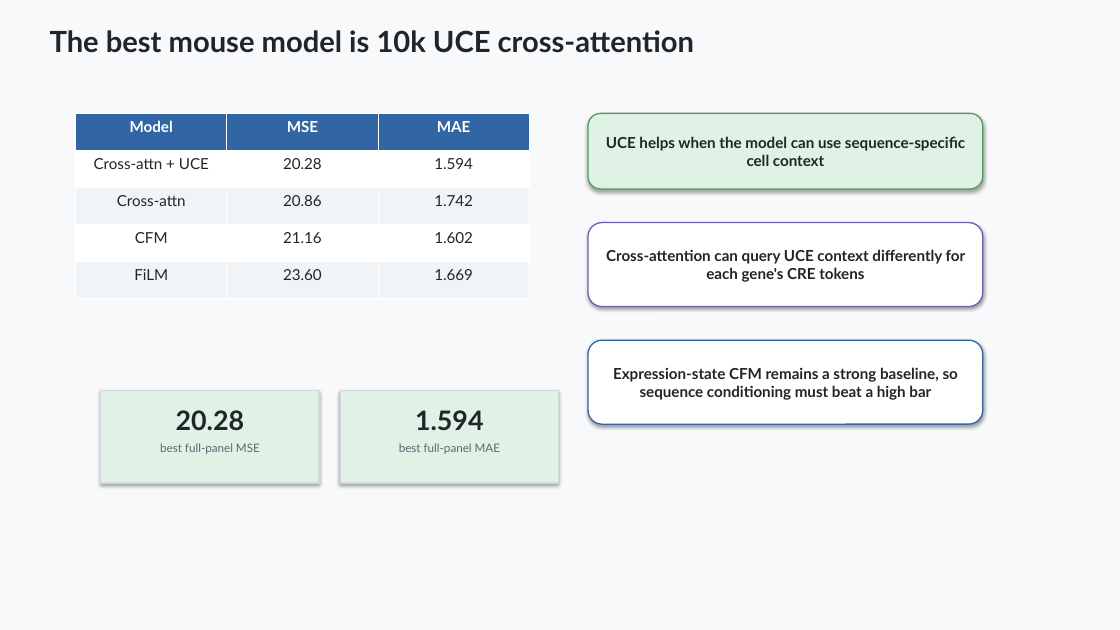
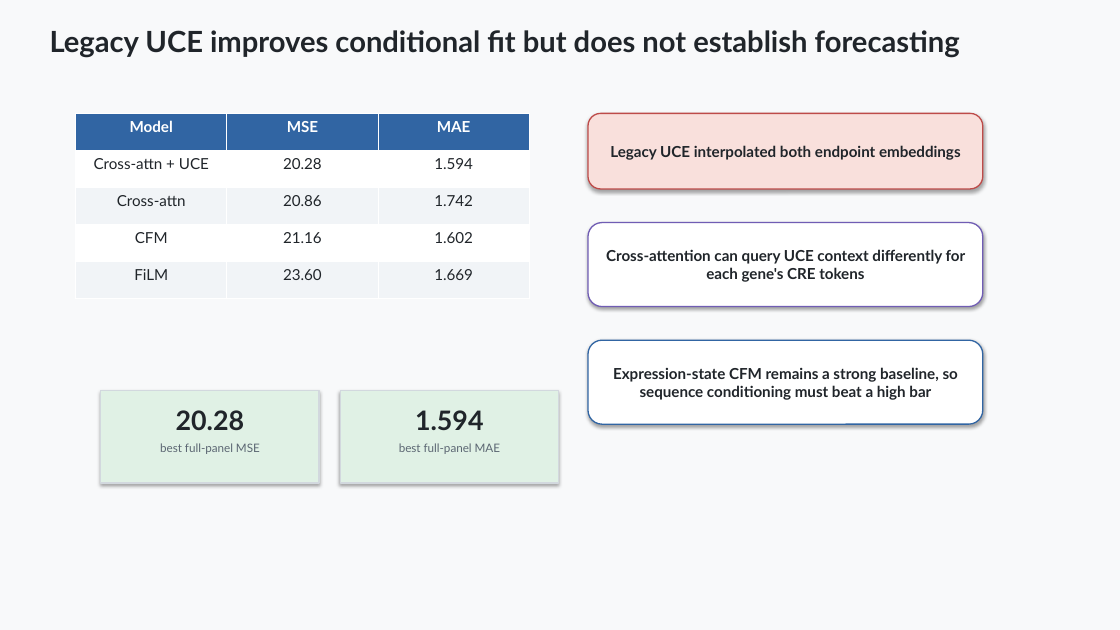
Before and after one commit to davidaknowles/stream, a slide deck: slide 9 of docs/stream_project_slide_deck.pptx. Drawn at 1120x630 pixels with LibreOffice and Linux fonts; fonts in the diff are those of the drawing. Boxes give left, top, right and bottom in pixels: in the first picture for what was removed or moved away, otherwise in the second. Text is boxed around its words. In the diff, an @@ line names an element or a change of style, - is before the commit and + after.

Commit message:
Clarify conditional and causal UCE evaluation

```diff
--- a/docs/stream_project_slide_deck.pptx
+++ b/docs/stream_project_slide_deck.pptx
@@ text at bbox=[50, 30, 960, 58]: text changed @@
-The best mouse model is 10k UCE cross-attention
+Legacy UCE improves conditional fit but does not establish forecasting
@@ rounded rectangle "Legacy UCE interpolated both endpoint ..." at bbox=[588, 113, 983, 189]: fill #E0F1E5 to #F9E0DC; outline #539A5D 1.1 pt to #BE4B49 1.1 pt @@
@@ text in rounded rectangle at bbox=[610, 145, 961, 160]: text changed @@
-UCE helps when the model can use sequence-specific cell context
+Legacy UCE interpolated both endpoint embeddings
```
Also in this commit, not shown: 8 other slides changed, 3 other files.
